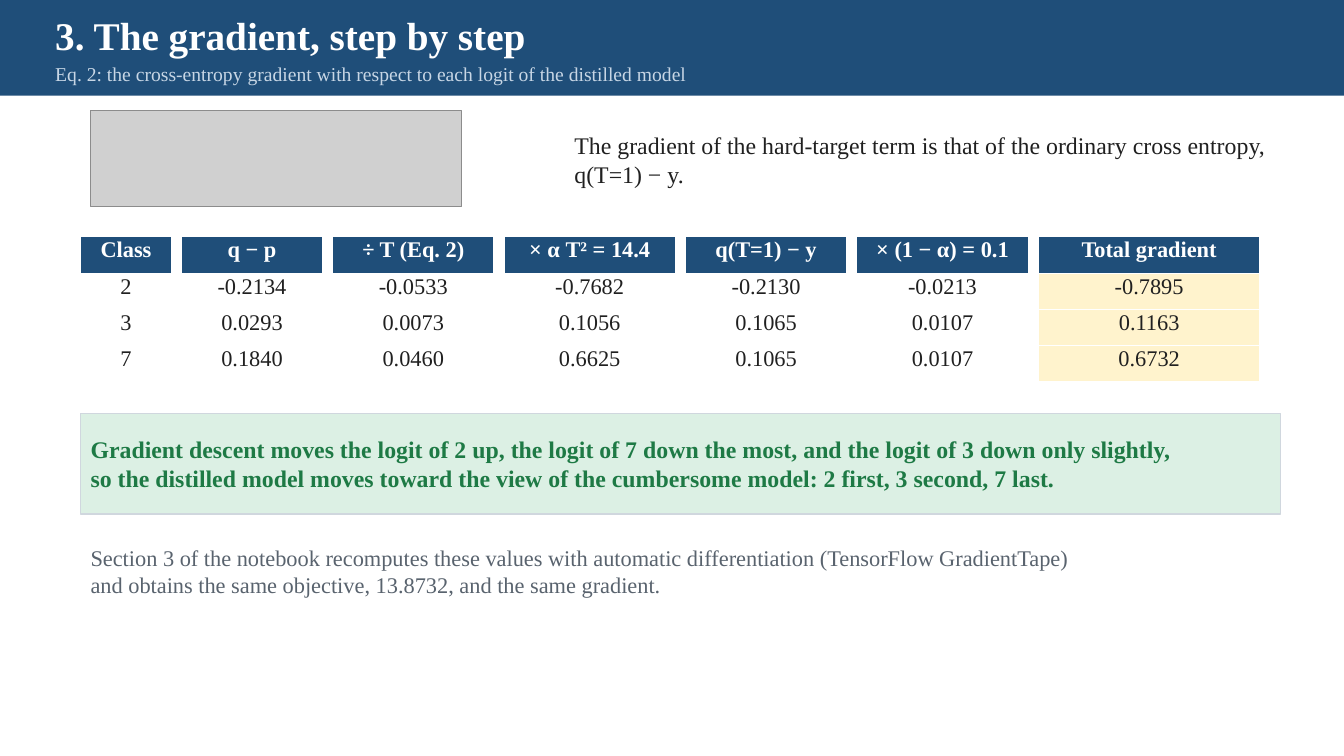
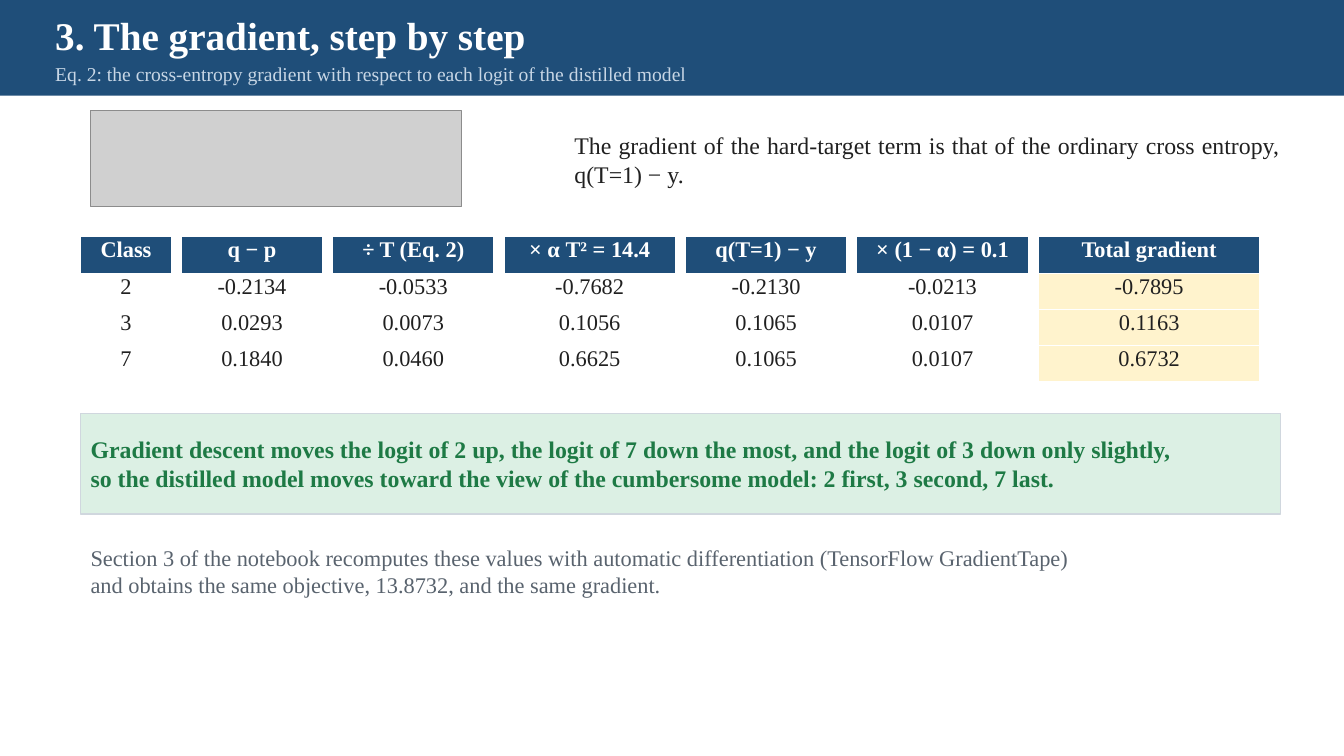
Before and after one commit to pychang-ai/115-1_DLMA, a slide deck: slide 13 of topics/knowledge-distillation/Knowledge_Distillation_slides_EN.pptx. Drawn at 1344x756 pixels with LibreOffice and Linux fonts; fonts in the diff are those of the drawing; grey boxes stand for pictures. Boxes give left, top, right and bottom in pixels: in the first picture for what was removed or moved away, otherwise in the second. Text is boxed around its words. In the diff, an @@ line names an element or a change of style, - is before the commit and + after.

```diff
--- a/topics/knowledge-distillation/Knowledge_Distillation_slides_EN.pptx
+++ b/topics/knowledge-distillation/Knowledge_Distillation_slides_EN.pptx
@@ text "The gradient of the hard-target ..." at [574,137,1279,188]: alignment left to justified @@
```
Also in this commit, not shown: 19 other slides changed, 1 other file.
